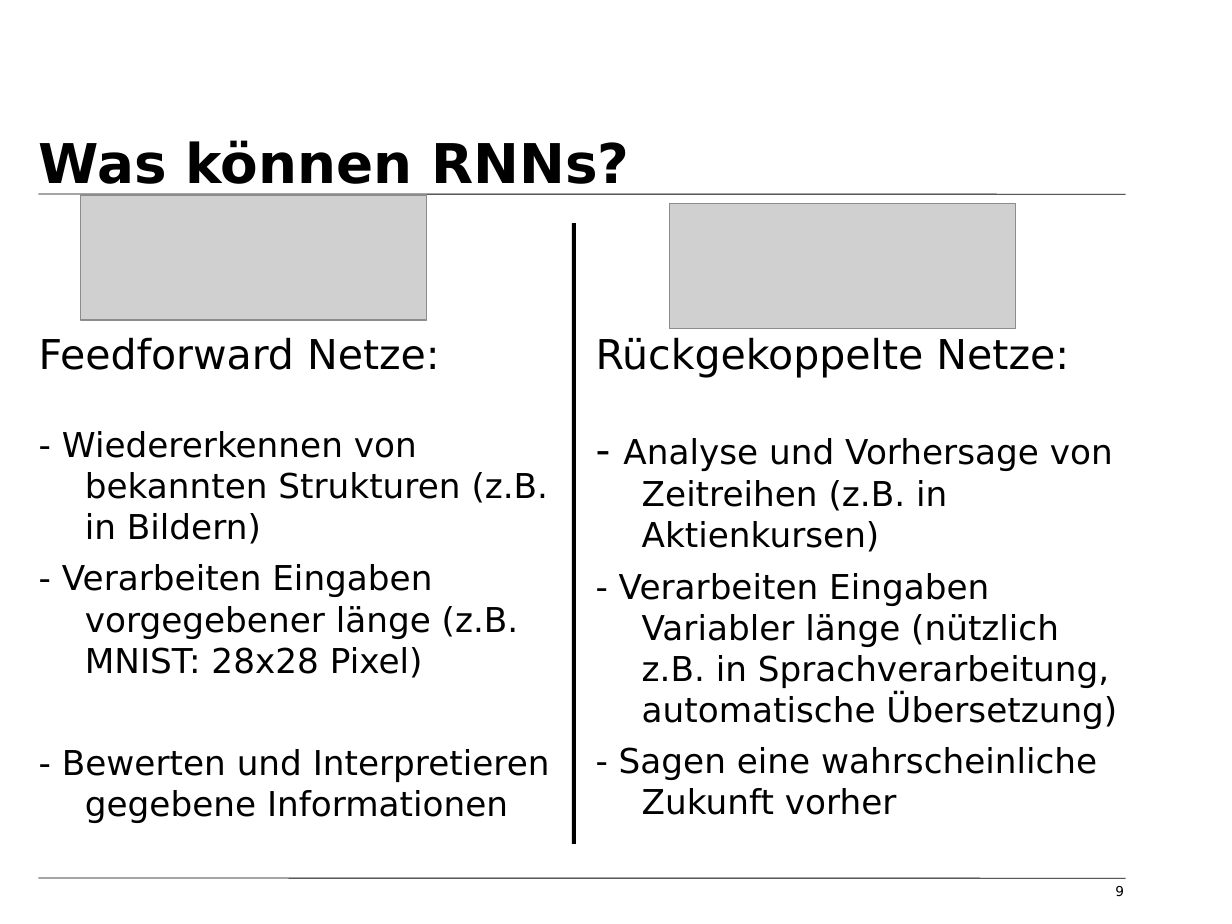
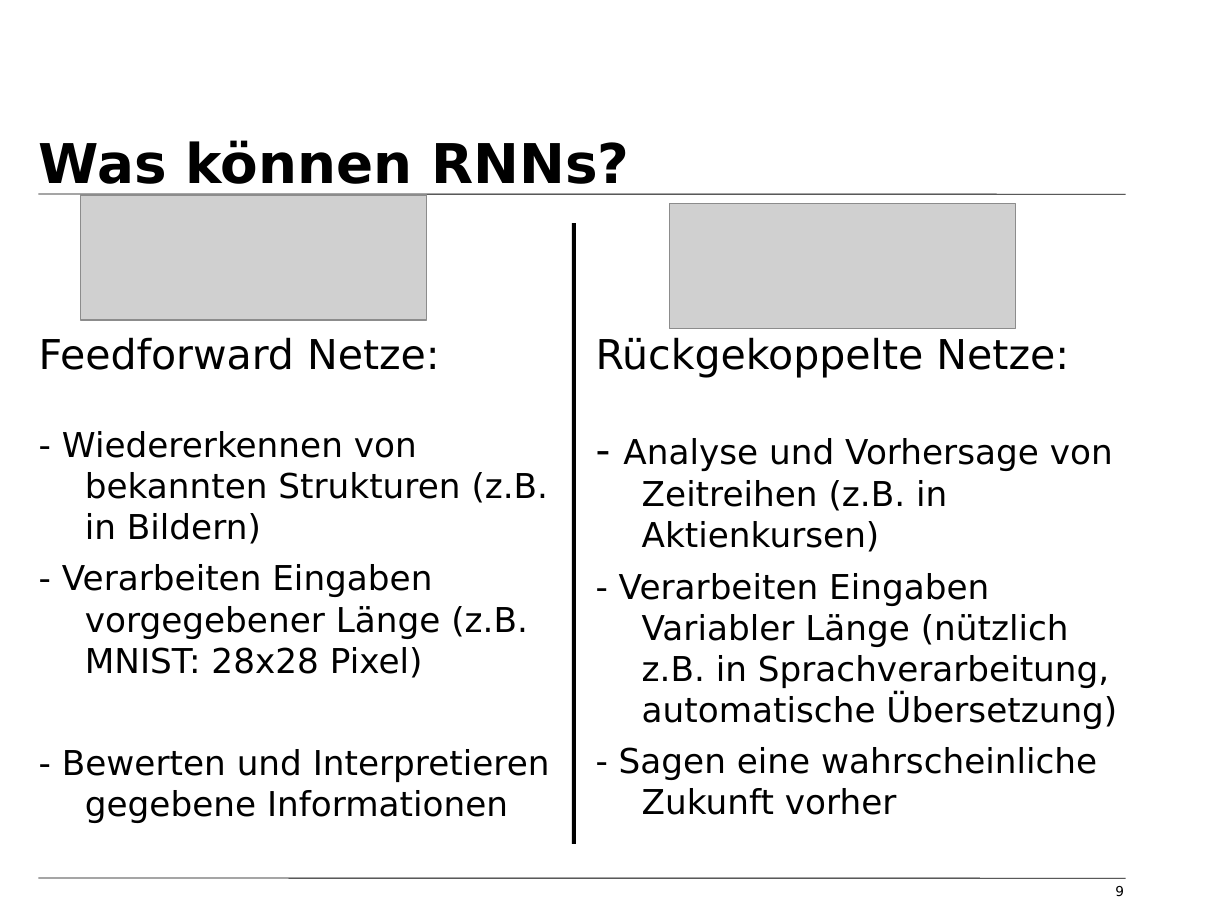
Before and after one commit to tfassbender/deep_learning_team_rnn, a slide deck: slide 9 of vorlesung/vorlesung_rnn_tobias.odp. Drawn at 1232x924 pixels with LibreOffice and Linux fonts; fonts in the diff are those of the drawing; grey boxes stand for pictures; background and template pictures are left out. Boxes give left, top, right and bottom in pixels: in the first picture for what was removed or moved away, otherwise in the second. Text is boxed around its words. In the diff, an @@ line names an element or a change of style, - is before the commit and + after.

```diff
--- a/vorlesung/vorlesung_rnn_tobias.odp
+++ b/vorlesung/vorlesung_rnn_tobias.odp
@@ text at bbox=[62, 564, 528, 678]: text changed @@
-- Verarbeiten Eingaben vorgegebener länge (z.B. MNIST: 28x28 Pixel)
+- Verarbeiten Eingaben vorgegebener Länge (z.B. MNIST: 28x28 Pixel)
@@ text at bbox=[619, 573, 1117, 729]: text changed @@
-- Verarbeiten Eingaben Variabler länge (nützlich z.B. in Sprachverarbeitung, automatische Übersetzung)
+- Verarbeiten Eingaben Variabler Länge (nützlich z.B. in Sprachverarbeitung, automatische Übersetzung)
```
Also in this commit, not shown: 5 other slides changed, 9 slides added, 1 slide removed, 5 other files.
